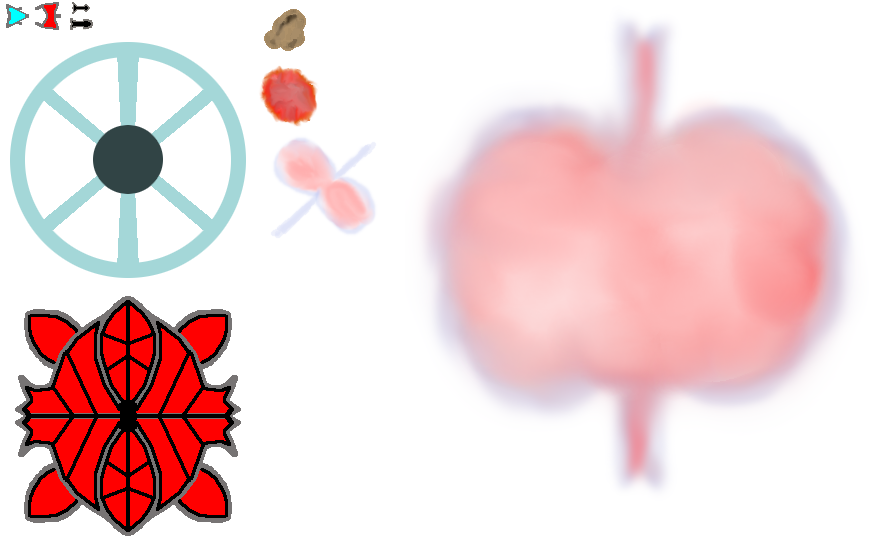
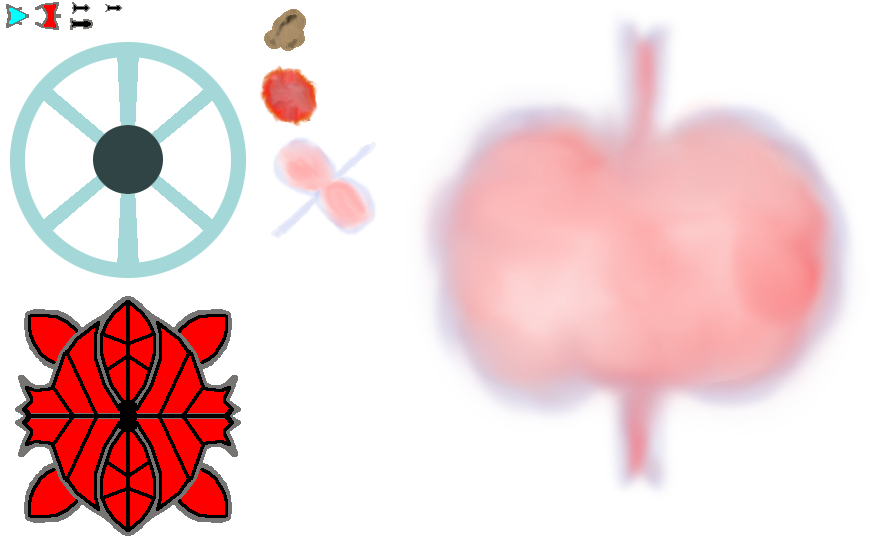
Two versions of the same layered image (896×544). Layer-by-layer changes:
painted on "Background" over [105, 4, 122, 12]
